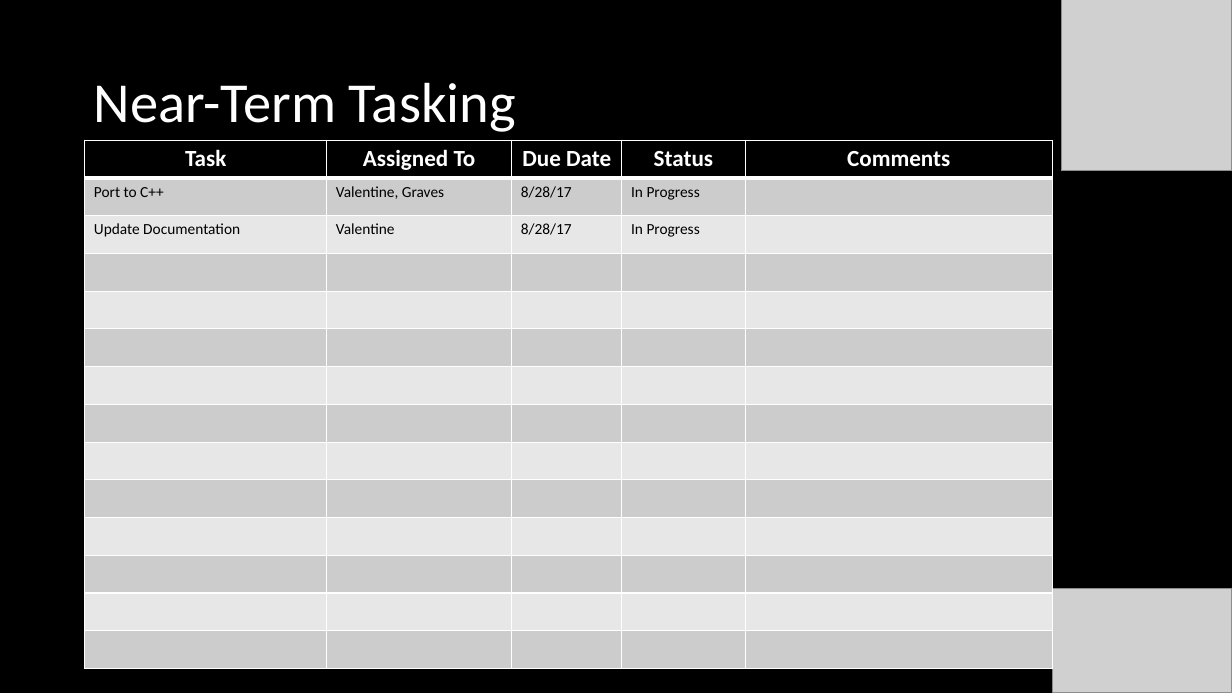
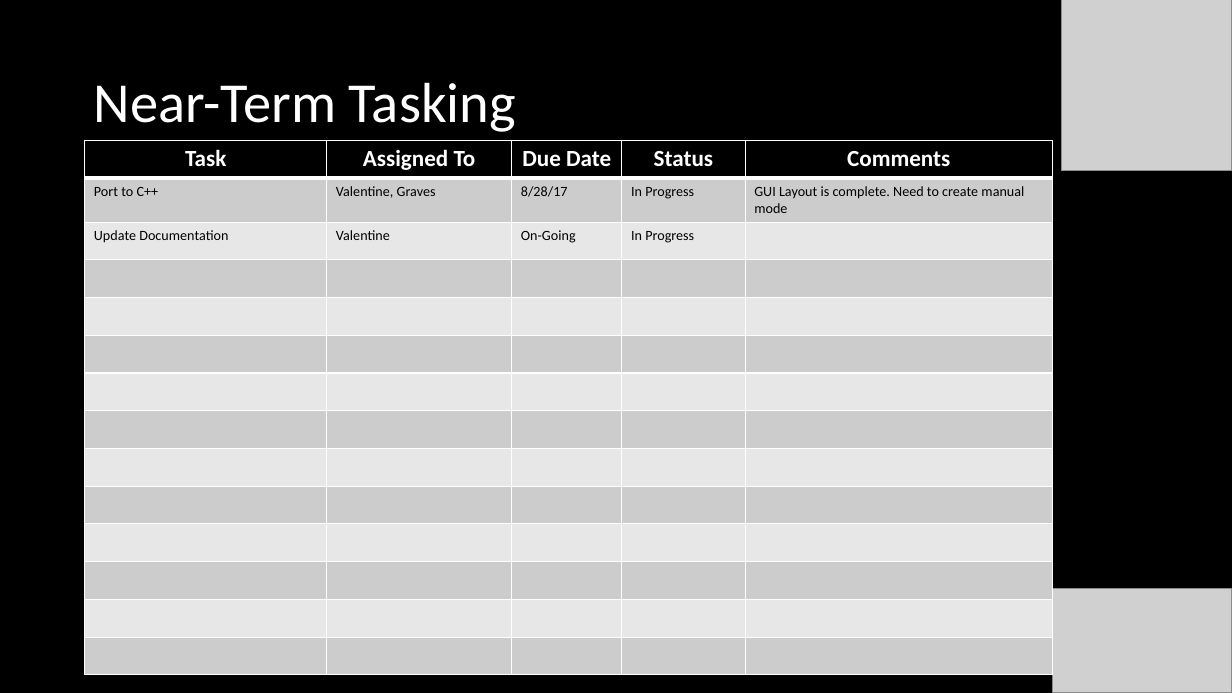
Before and after one commit to henry-valentine/COMPASS, a slide deck: slide 2 of documentation/COMPASS Project Status Document.pptx. Drawn at 1232x693 pixels with LibreOffice and Linux fonts; fonts in the diff are those of the drawing; grey boxes stand for pictures. Boxes give left, top, right and bottom in pixels: in the first picture for what was removed or moved away, otherwise in the second. Text is boxed around its words. In the diff, an @@ line names an element or a change of style, - is before the commit and + after.

```diff
--- a/documentation/COMPASS Project Status Document.pptx
+++ b/documentation/COMPASS Project Status Document.pptx
@@ table at [85,140,1053,675] @@
-row 2, column 5: 
+row 2, column 5: GUI Layout is complete. Need to create manual mode
-row 3, column 3: 8/28/17
+row 3, column 3: On-Going
@@ size 12 to 11 pt in "Port to C++", "Valentine, Graves", "8/28/17", "In Progress" and 3 more places @@
```
Also in this commit, not shown: 2 slides added, 1 slide removed, 25 other files.
